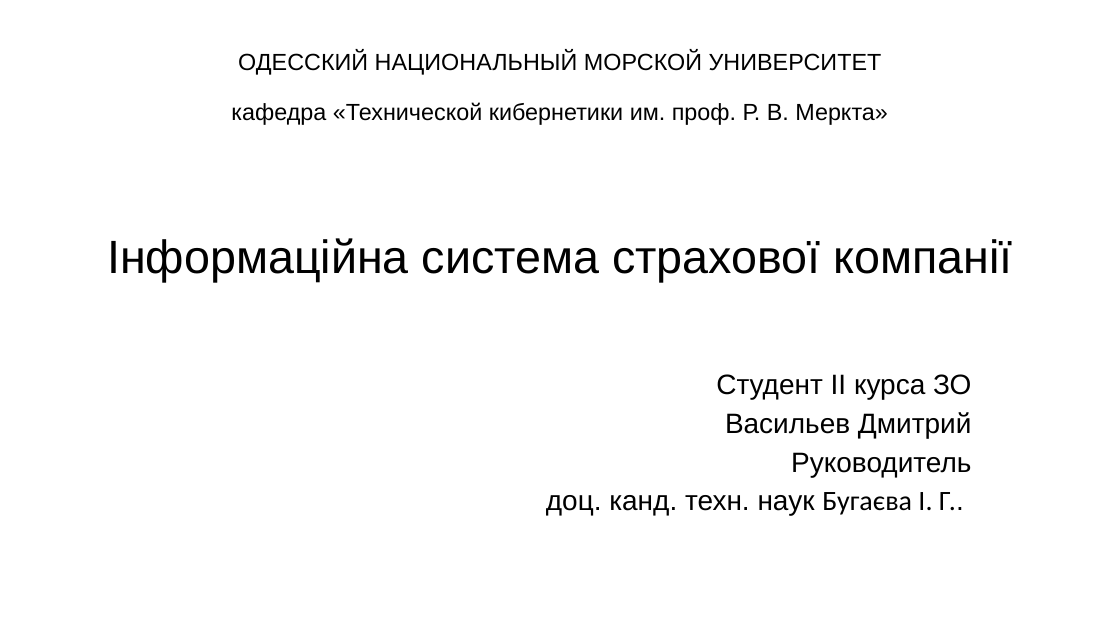
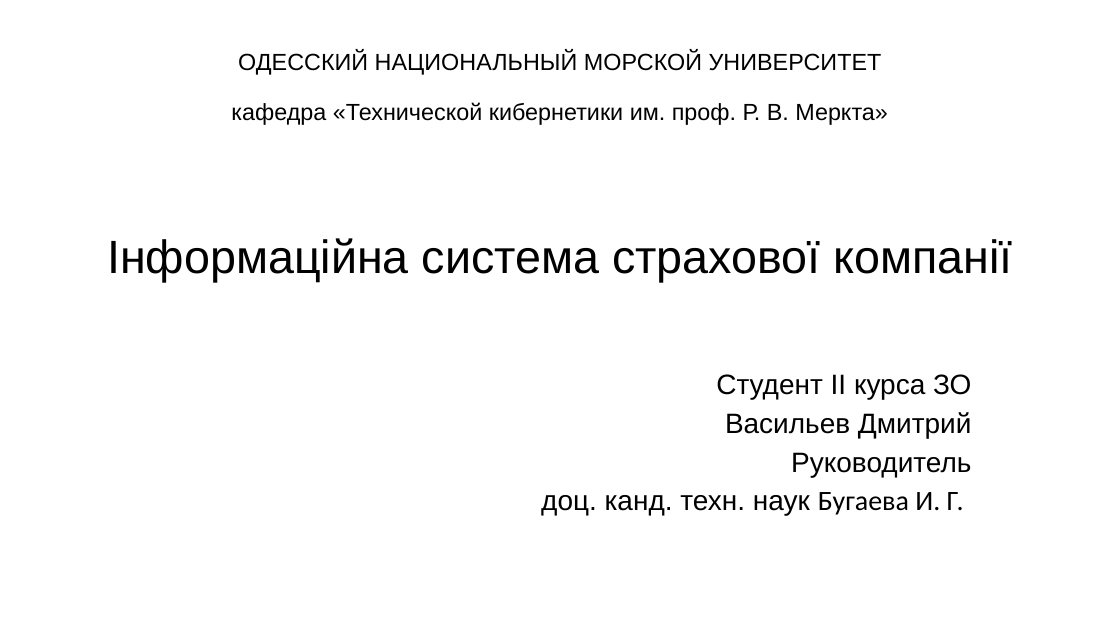
Before and after one commit to Dmitry-Vasilyev/magistr, a slide deck: slide 1 of doc/презентация/Васильев - презентация.pptx. Drawn at 1120x630 pixels with LibreOffice and Linux fonts; fonts in the diff are those of the drawing. Boxes give left, top, right and bottom in pixels: in the first picture for what was removed or moved away, otherwise in the second. Text is boxed around its words. In the diff, an @@ line names an element or a change of style, - is before the commit and + after.

```diff
--- a/doc/презентация/Васильев - презентация.pptx
+++ b/doc/презентация/Васильев - презентация.pptx
@@ subtitle at bbox=[541, 492, 964, 515]: text changed @@
-доц. канд. техн. наук Бугаєва І. Г..
+доц. канд. техн. наук Бугаева И. Г.
```
Also in this commit, not shown: 1 slide added, 3 other files.
